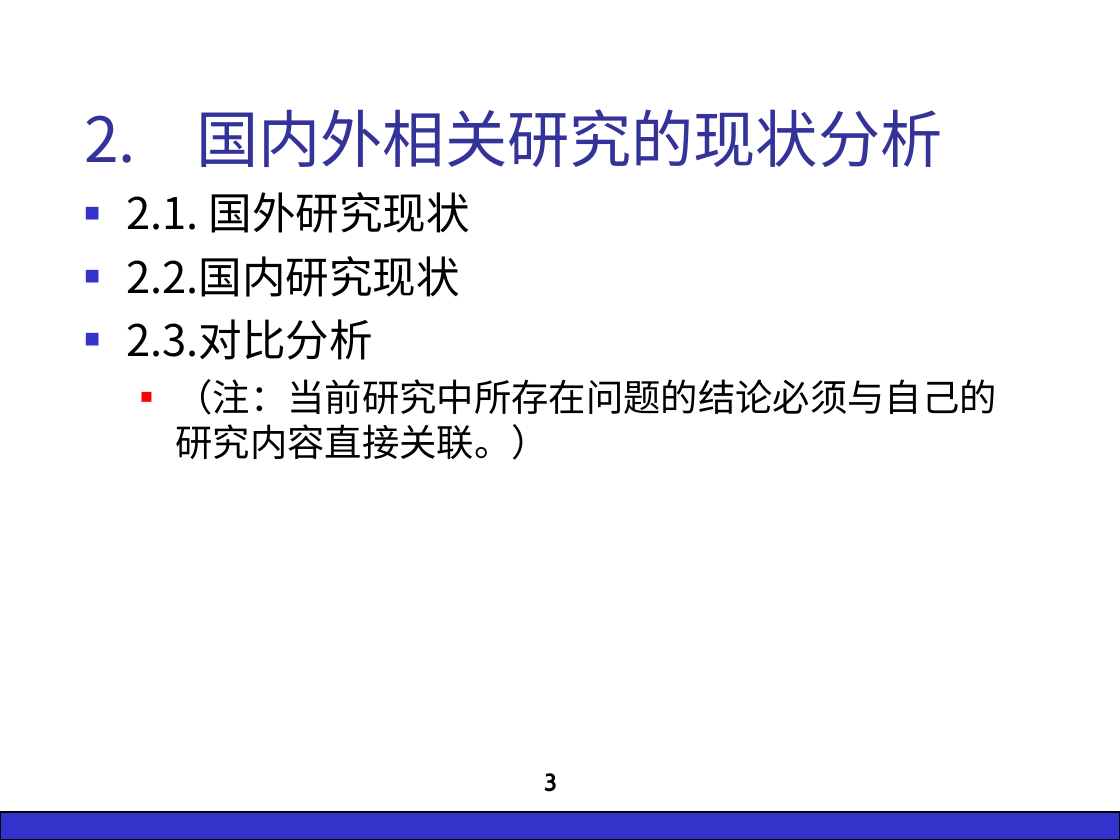
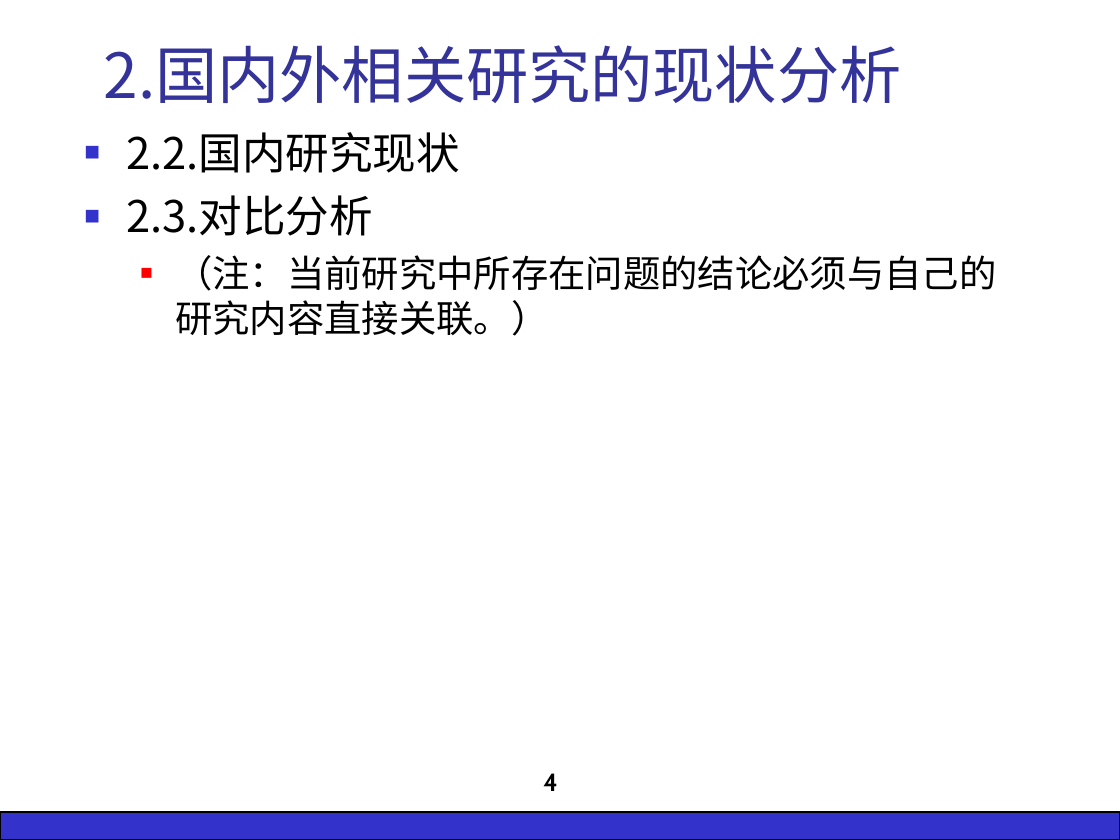
Before and after one commit to wsgan001/BigPaper, a slide deck: slide 4 of 开题/ZY1321222-杨文静-开题演示：基于海量交通数据挖掘的移动模型的研究与实现-20150321-0-ywj.ppt (slide 3 before the commit). Drawn at 1120x840 pixels with LibreOffice and Linux fonts; fonts in the diff are those of the drawing; background and template pictures are left out. Boxes give left, top, right and bottom in pixels: in the first picture for what was removed or moved away, otherwise in the second. Text is boxed around its words. In the diff, an @@ line names an element or a change of style, - is before the commit and + after.

```diff
--- a/开题/ZY1321222-杨文静-开题演示：基于海量交通数据挖掘的移动模型的研究与实现-20150321-0-ywj.ppt
+++ b/开题/ZY1321222-杨文静-开题演示：基于海量交通数据挖掘的移动模型的研究与实现-20150321-0-ywj.ppt
@@ title at bbox=[104, 45, 902, 103]: spaces changed @@
-2. 国内外相关研究的现状分析
+2.国内外相关研究的现状分析
@@ text "2.2.国内研究现状": place and size @@
-text "2.2.国内研究现状" at bbox=[127, 192, 996, 460]
+text "2.2.国内研究现状" at bbox=[126, 132, 996, 336]
@@ text at bbox=[127, 192, 470, 233]: paragraph removed @@
-■ 2.1. 国外研究现状
@@ page number at bbox=[543, 773, 557, 791]: text changed @@
-3
+4
```
Also in this commit, not shown: 5 other slides changed, 3 slides added, 1 slide removed, 19 other files.
